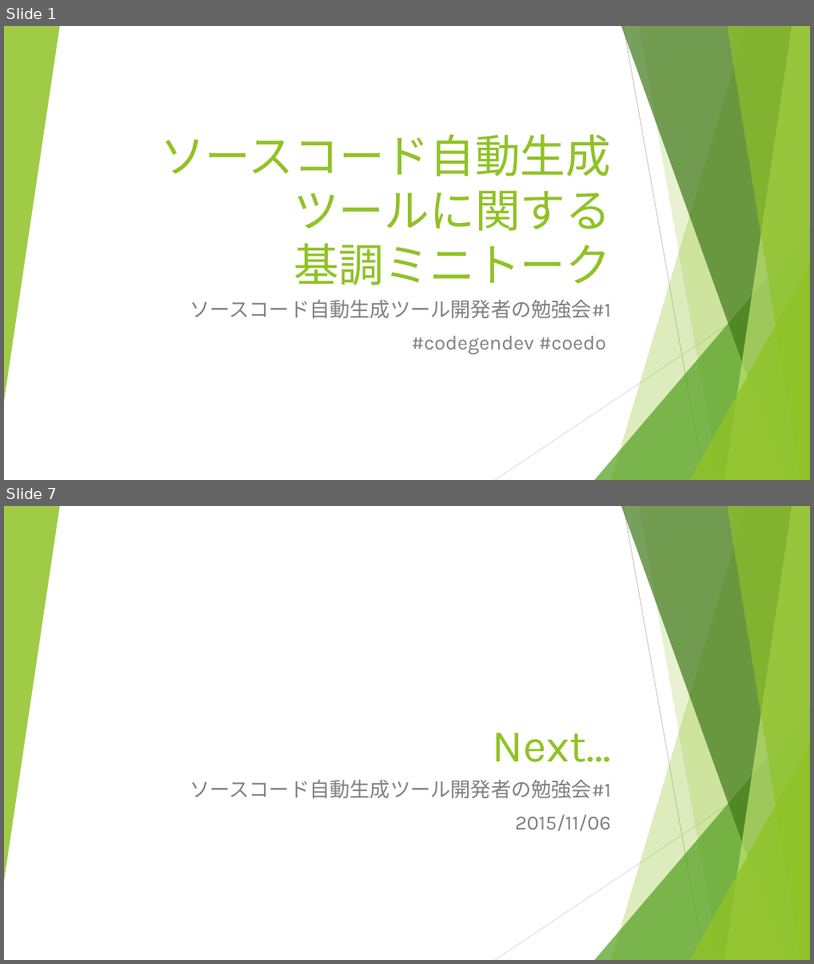
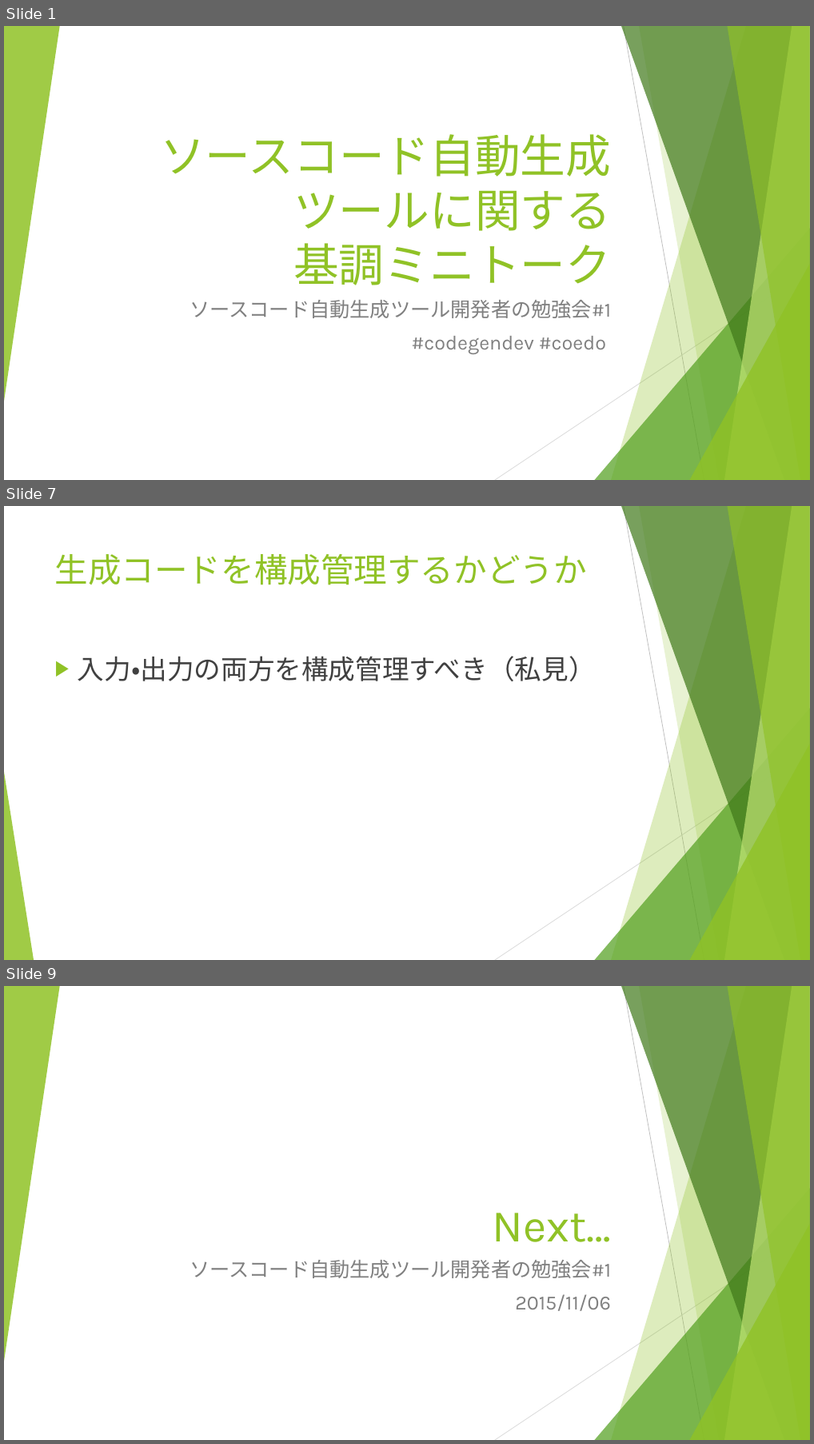
Before and after one commit to igapyon/docs, a slide deck: ppt/codegendev-opening.pptx. Shown one above the other, each under a label of ours: slides 1 and 7 before the commit, slides 1, 7 and 9 after it; the slides between them are not shown. The pictures are 814x964 and 814x1444 pixels, drawn with LibreOffice and Linux fonts; fonts in the diff are those of the drawing. Boxes give left, top, right and bottom in pixels: in the first picture for what was removed or moved away, otherwise in the second. Text is boxed around its words. In the diff, an @@ line names an element or a change of style, - is before the commit and + after.

```diff
--- a/ppt/codegendev-opening.pptx
+++ b/ppt/codegendev-opening.pptx
@@ slide 7 added at (4, 506, 810, 960), background #FFFFFF; not listed: 9 template elements that a slide beside it also shows @@
@@ title added at (55, 554, 587, 585), 39.6 pt, text #90C226 @@
+生成コードを構成管理するかどうか
@@ text added at (78, 656, 596, 681), 32 pt, text #404040 @@
+▶ 入力・出力の両方を構成管理すべき（私見）
@@ triangle added at (4, 772, 34, 960), fill #90C226 at 85% opacity @@
@@ what was slide 7 is now slide 9 @@
```
Also in this commit, not shown: 5 slides changed, 1 other slide added.
